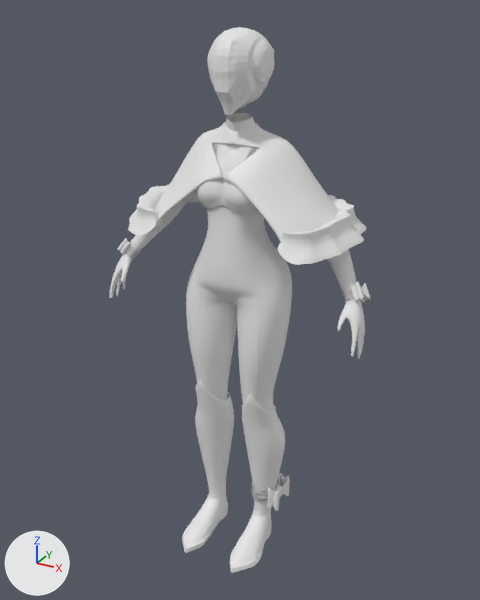
One commit to the Blender file SeamstressBlender/Seamstress.blend: the scene before it, then after it.
Camera for both pictures: a 50 mm lens placed at (2.63, -4.77, 2.44), pointed at (-0.07, 0.14, -0.01). The axes (+X, +Y, +Z) are drawn at lower left. The lights are the same throughout.

Objects in the first picture: 'Bandage', 'Body', 'CloakBot', 'CloakTop', 'DressTop', 'Shoe', 'Sphere', 'Triangl', 'ribbon'.
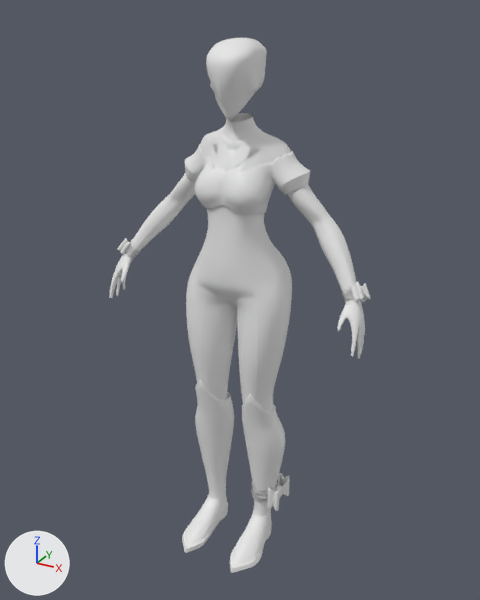
Where the change shows, as pixel boxes (x1, y1, x2, y2) in the pictures (480 x 600 px):
'CloakTop', hidden
    before: (155, 122, 339, 242)
'Sphere', reshaped, moved, rescaled, turned
    before: (207, 27, 274, 115)
    after: (206, 38, 267, 119)
'CloakBot', hidden
    before: (128, 184, 366, 265)
'DressTop', unchanged, uncovered by the edit
    before: (195, 168, 261, 215)
    after: (185, 143, 310, 215)

Diff of the bpy script that builds the scene:
```diff
--- a/SeamstressBlender/Seamstress.blend.py
+++ b/SeamstressBlender/Seamstress.blend.py
@@ me_sphere_008 @@
 # used by ob_sphere; location = (0.0, 0.0, 1.97); rotation_euler = (-0.179, 0.0, 0.0), in degrees (-10, 0, 0); scale = (0.265, 0.265, 0.265)
-me_sphere_008.from_pydata(...)  # 289 vertices, 288 faces; spans x 0.0..0.96, y -1.11..1.76, z -1.2..1.25
+me_sphere_008.from_pydata(...)  # 221 vertices, 220 faces; spans x 0.0..0.82, y -1.4..1.21, z -1.39..0.99
+# me_sphere_008 part 1: 289 vertices removed from x 0.0..0.96, y -1.11..1.76, z -1.2..1.25; 221 vertices added at x 0.0..0.82, y -1.4..1.21, z -1.39..0.99
@@ ob_cloakbot @@
 _m = ob_cloakbot.modifiers.new('Subdivision', 'SUBSURF')
+ob_cloakbot.hide_set(True)
@@ ob_cloaktop @@
 _m = ob_cloaktop.modifiers.new('Solidify', 'SOLIDIFY')
 _m.thickness = 0.03
+ob_cloaktop.hide_set(True)
@@ ob_sphere @@
 ob_sphere = bpy.data.objects.new('Sphere', me_sphere_008)
-ob_sphere.location = (0.0, 0.0, 1.97)
-ob_sphere.rotation_euler = (-0.179, 0.0, 0.0)  # degrees (-10, 0, 0)
-ob_sphere.scale = (0.265, 0.265, 0.265)
+ob_sphere.location = (0.0, 0.03, 1.99)
+ob_sphere.scale = (0.247, 0.247, 0.247)
 _m = ob_sphere.modifiers.new('Mirror', 'MIRROR')
```
